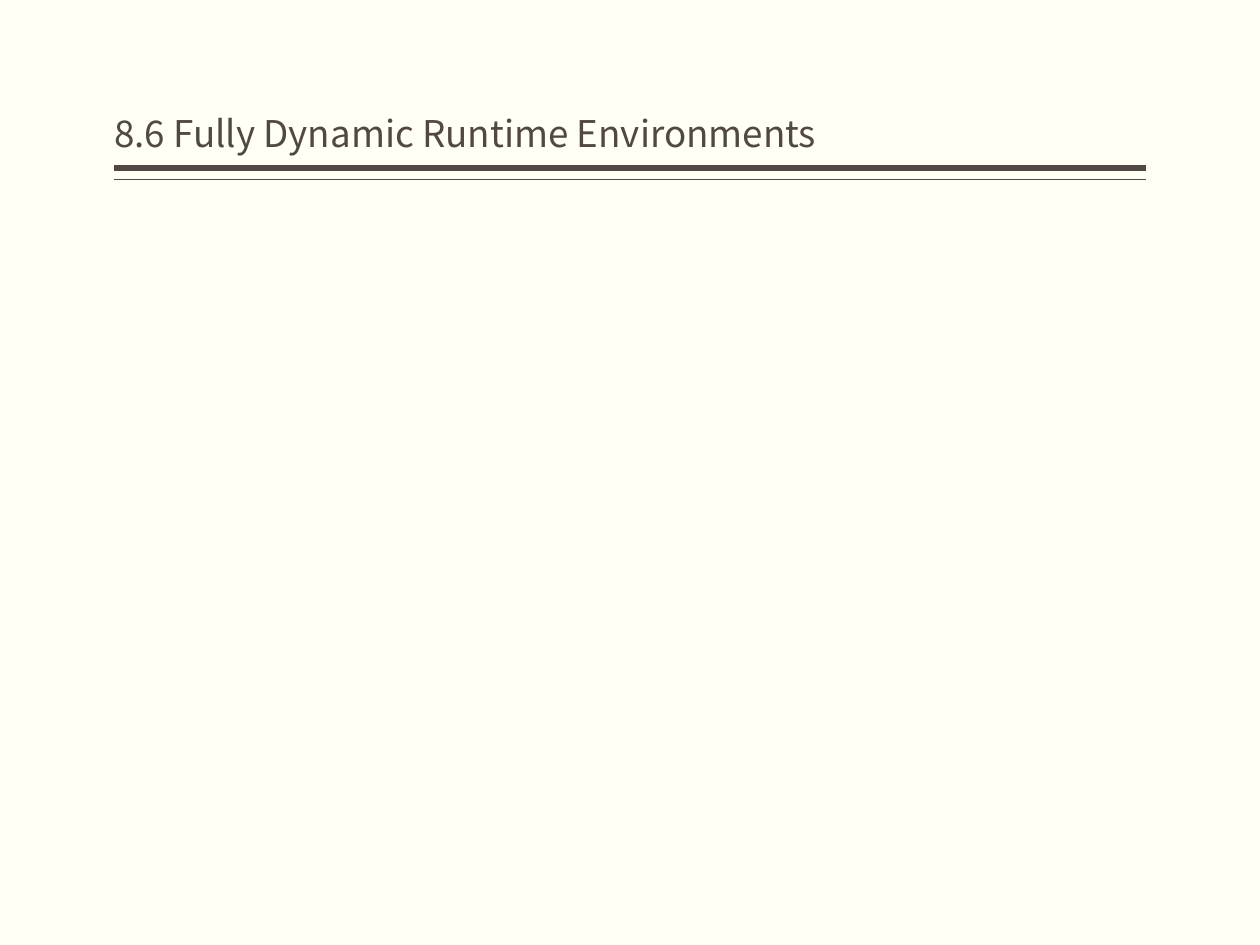
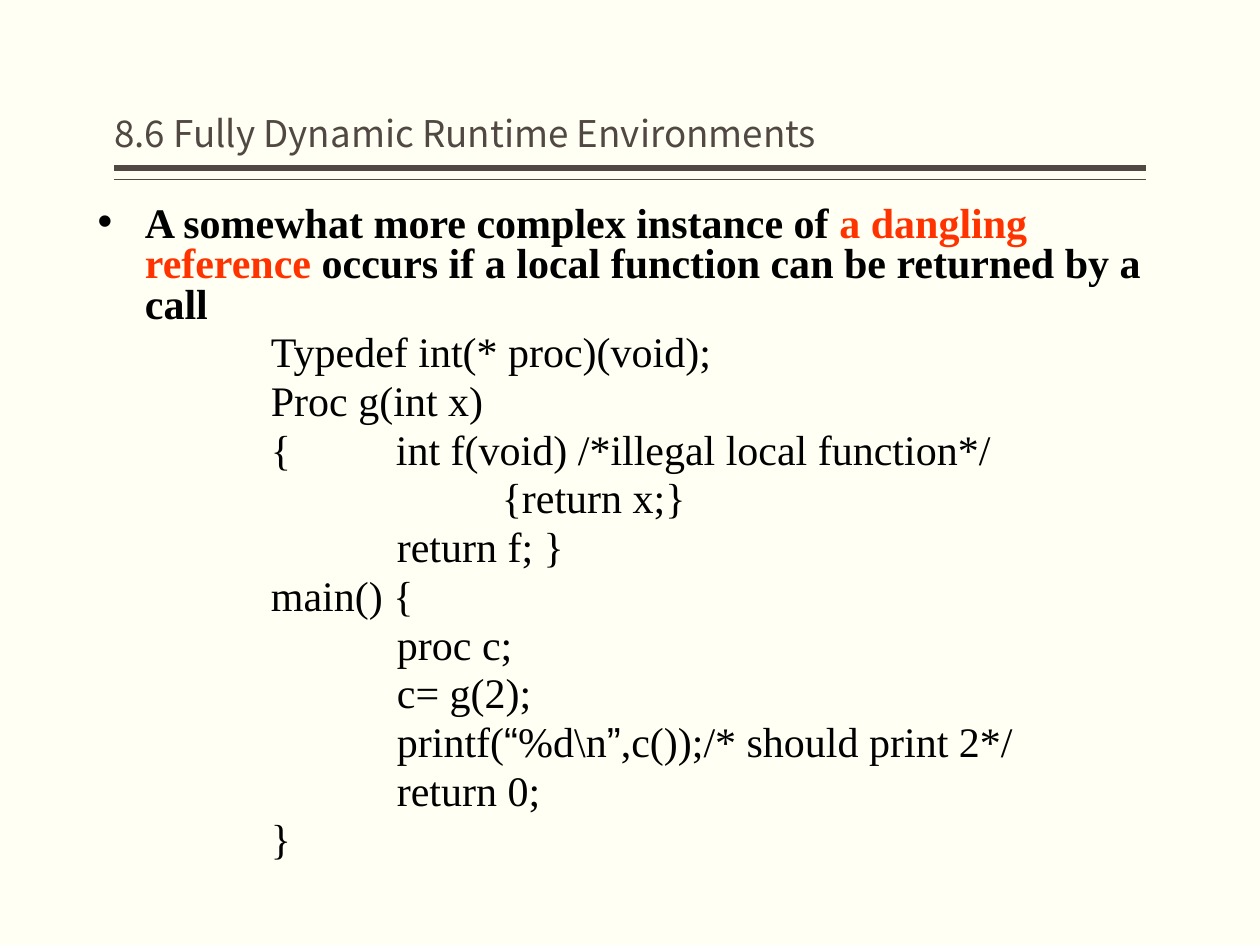
Before and after one commit to jz81/jz81.github.io, a slide deck: slide 63 of course/compiler/lecture/(Spring2020)Lecture8.pptx. Drawn at 1260x945 pixels with LibreOffice and Linux fonts; fonts in the diff are those of the drawing. Boxes give left, top, right and bottom in pixels: in the first picture for what was removed or moved away, otherwise in the second. Text is boxed around its words. In the diff, an @@ line names an element or a change of style, - is before the commit and + after.

```diff
--- a/course/compiler/lecture/(Spring2020)Lecture8.pptx
+++ b/course/compiler/lecture/(Spring2020)Lecture8.pptx
@@ text added at (145,208,1141,813), 24 pt, text #000000 @@
+• A somewhat more complex instance of a dangling reference occurs if a local function can be returned by a call
+Typedef int(* proc)(void);
+Proc g(int x)
+{ int f(void) /*illegal local function*/
+{return x;}
+return f; }
+main() {
+proc c;
+c= g(2);
+printf(“%d\n”,c());/* should print 2*/
+return 0;
+}
```
Also in this commit, not shown: 3 other slides changed, 19 slides added.
